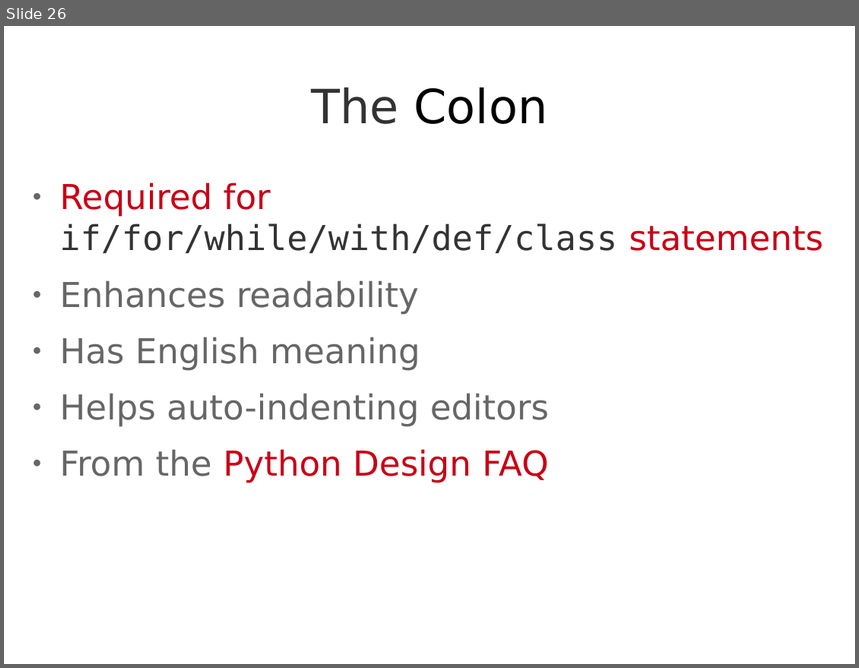
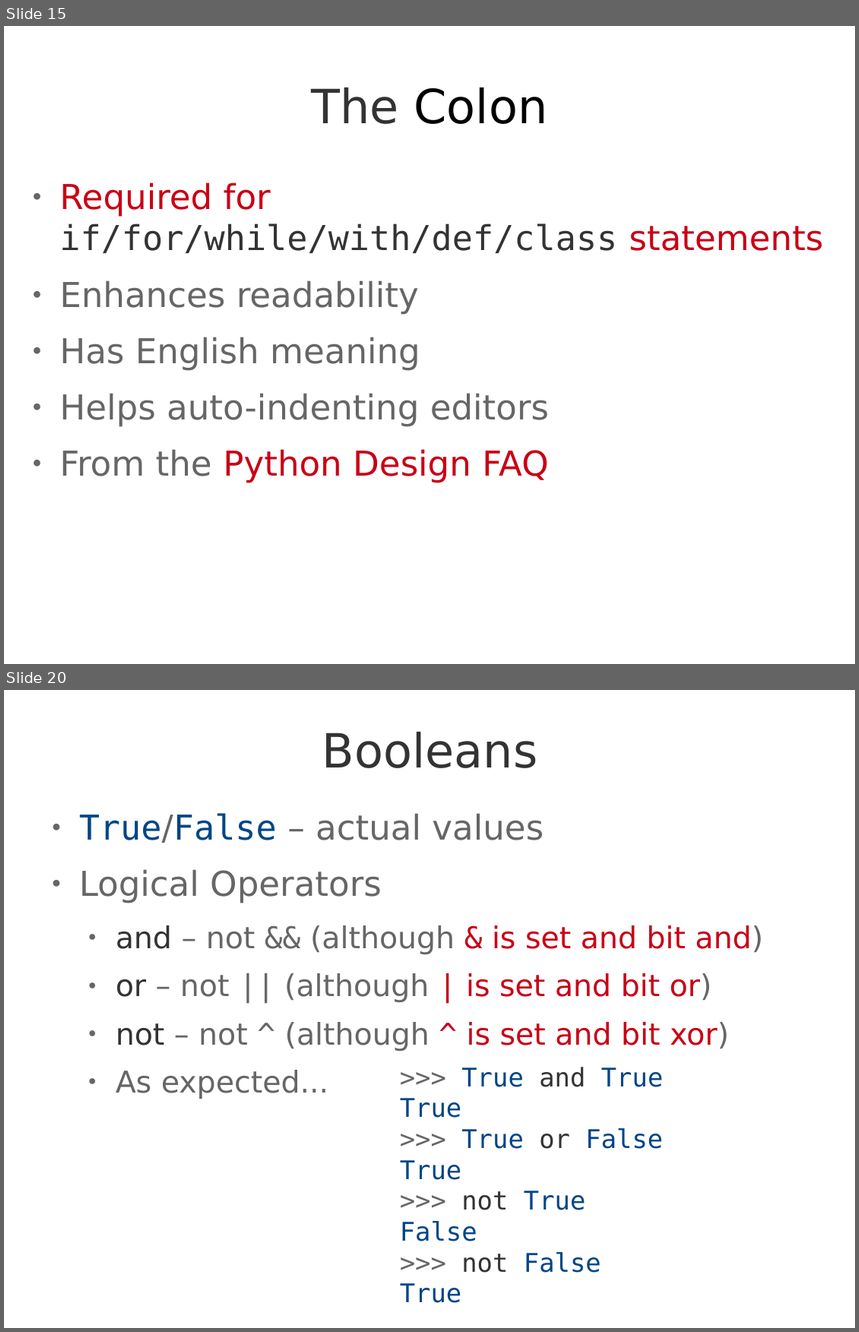
Before and after one commit to theonewolf/15-441-Recitation-Sessions, a slide deck: recitation4/src/recitation4.odp. Shown one above the other, each under a label of ours: slide 26 before the commit, slides 15 and 20 after it; the slides between them are not shown. The pictures are 859x668 and 859x1332 pixels, drawn with LibreOffice and Linux fonts; fonts in the diff are those of the drawing. Boxes give left, top, right and bottom in pixels: in the first picture for what was removed or moved away, otherwise in the second. Text is boxed around its words. In the diff, an @@ line names an element or a change of style, - is before the commit and + after.

```diff
--- a/recitation4/src/recitation4.odp
+++ b/recitation4/src/recitation4.odp
@@ slide 20 added at [4,690,855,1328], background #FFFFFF @@
@@ title added at [322,732,538,768], 44 pt, text #333333 @@
+Booleans
@@ text added at [79,813,764,1099], 28 pt, text #666666 @@
+● True/False – actual values
+● Logical Operators
+  ● and – not && (although & is set and bit and)
+  ● or – not || (although | is set and bit or)
+  ● not – not ^ (although ^ is set and bit xor)
+  ● As expected...
@@ text added at [400,1067,664,1303], 24 pt, text #004586 @@
+>>> True and True
+True
+>>> True or False
+True
+>>> not True
+False
+>>> not False
+True
@@ what was slide 26 is now slide 15 @@
```
Also in this commit, not shown: 13 slides changed, 29 other slides added, 10 slides removed, 4 other files.
